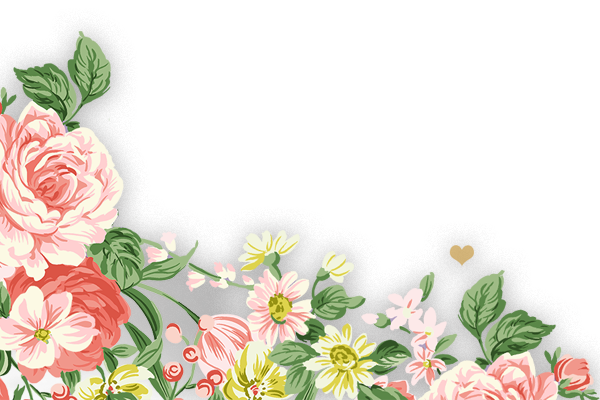
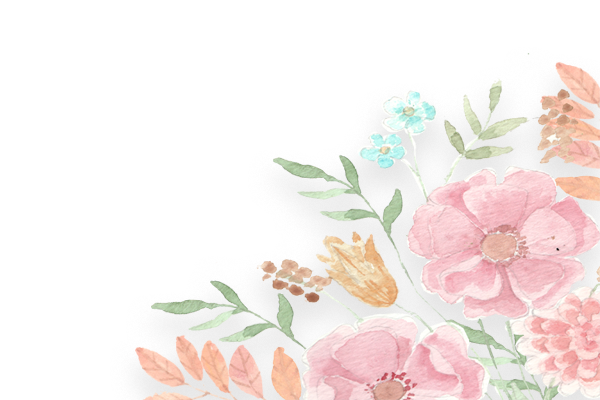
Layers edited between the first and the second 600px x 400px image:
added layer "bawah_kanan" above "atas_kanan" over [135, 53, 600, 400]
hid "Layer 2", moved it into group "flr01" over [0, 31, 600, 400]
